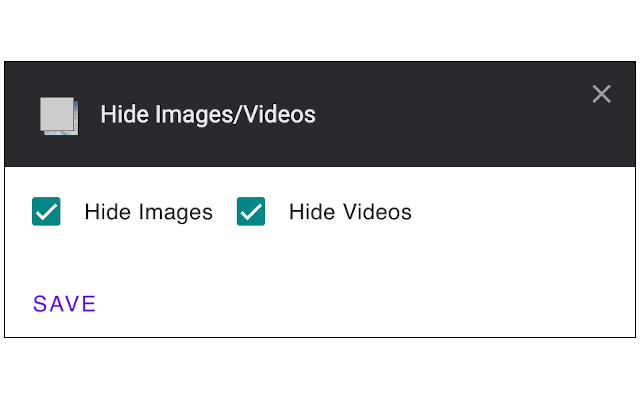
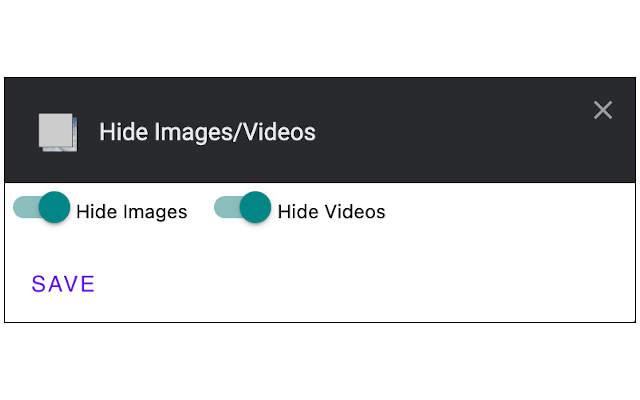
Layer changes from the first (640, 400) image to the second:
added layer "Screen Shot 2020-12-26 at 9.05.06 PM.png" above "Screen Shot 2020-12-25 at 1.55.06 PM.png" over [5, 78, 635, 322]
hid "Screen Shot 2020-12-25 at 1.55.06 PM.png" over [5, 62, 635, 323]
painted on "border" over [4, 61, 636, 338]
